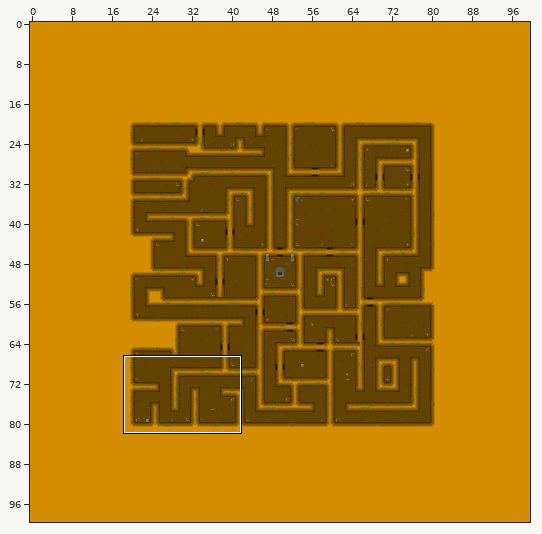
Two versions of a level (Tiled map, resources/pyramid.tmx). Above: a wide view before the commit, with the close-up outlined.
Close-up. Before the commit:
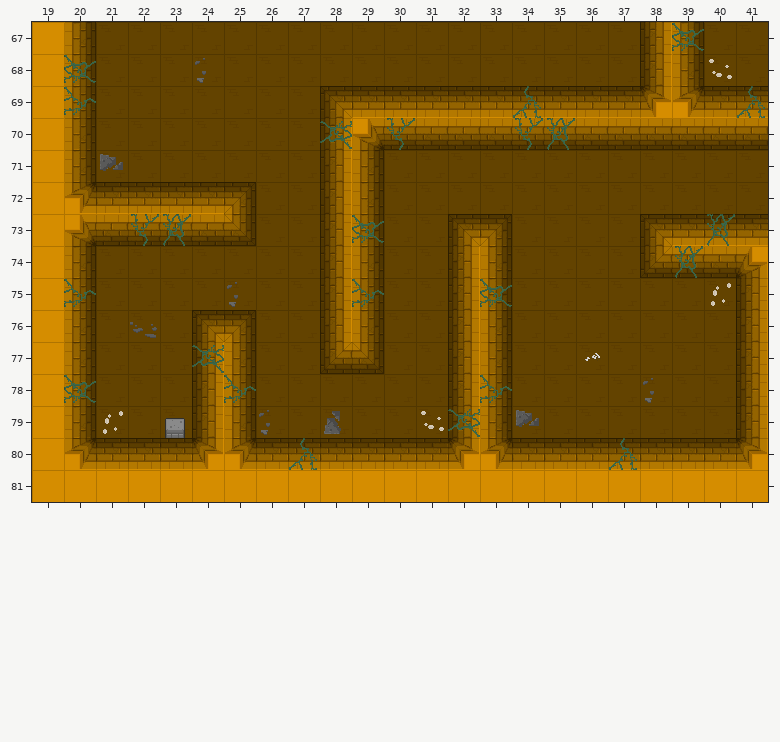
Cells are 32x32 px. Shown: x 19..41, y 67..81. The commit also changed other parts of the map, which this record leaves out.
And afterwards:
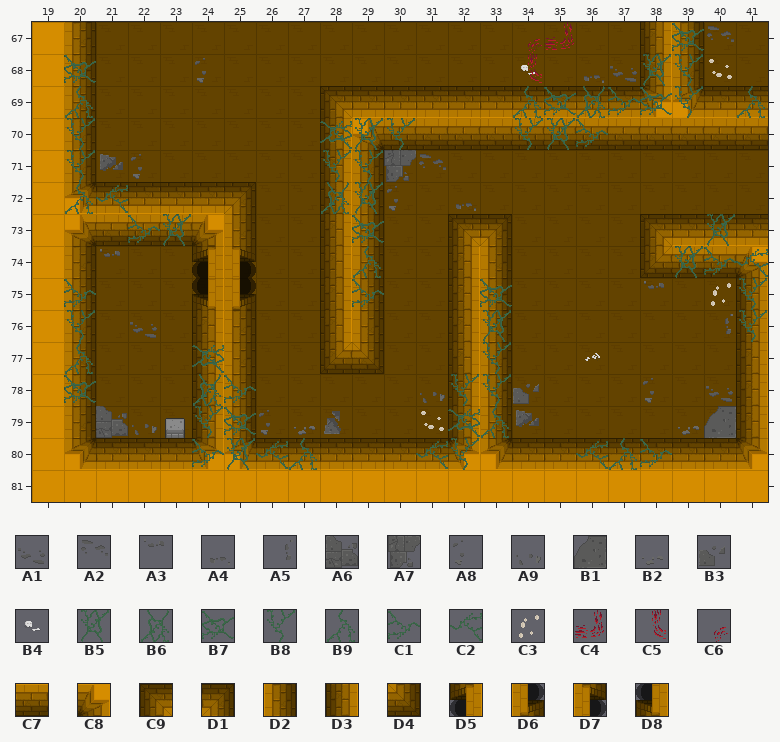
Key: from "deco": A1 70, A2 70 turned 180, A3 84, A4 84 turned 180, A5 84 turned 90, A6 86, A7 86 turned 90, A8 100, A9 100 turned 270, B1 101 turned 180, B2 116, B3 118, B4 240, B5 272, B6 272 turned 180, B7 272 turned 270, B8 273, B9 273 turned 180, C1 273 turned 270, C2 273 turned 90, C3 274 turned 90; from "items": C4 5 turned 180, C5 6 turned 180, C6 11 turned 180; from "pyramid": C7 1, C8 2, C9 3, D1 4, D2 5, D3 7, D4 9, D5 17, D6 17 turned 180, D7 18, D8 18 turned 180.
__ is an empty cell, ## one hidden under a higher layer.
Edits made:
Layer "Walls":
y 73: x 24..25 C7 D4 -> C8 D2
y 76: x 24..25 C9 D1 -> D3 ##
Layer "Doors":
y 74: x 24..25 __ __ -> D5 D7
y 75: x 24..25 __ __ -> D8 D6
y 76: x 25 __ -> D2
Layer "Deco":
y 67: x 40 __ -> A2
y 68: x 34 __ -> B4; x 36..39 __ __ __ __ -> A4 A1 B5 B8
y 69: x 20 C1 -> B9; x 35..39 __ __ __ __ __ -> B7 B6 C1 B7 B8
y 70: x 20 __ -> B8; x 29 __ -> B5; x 36 __ -> C1
y 71: x 20 __ -> B8; x 22 __ -> A8; x 28..31 __ __ __ __ -> B8 B8 A7 A2
y 72: x 20..21 __ __ -> B9 C2; x 28..30 __ __ __ -> B6 B5 A8; x 32 __ -> A4
y 73: x 22 B8 -> C1
y 74: x 21 __ -> A3; x 29 __ -> B9; x 40..41 __ __ -> C1 C2
y 75: x 25 A8 -> __; x 38 __ -> A3; x 41 __ -> B8
y 76: x 20 __ -> B8; x 33 __ -> B5; x 40..41 __ __ -> A5 B8
y 77: x 20 __ -> B9; x 33 __ -> B8
y 78: x 24 __ -> B6; x 31..34 __ __ C1 __ -> A9 B8 B8 B3; x 40 __ -> A1
y 79: x 21..22 C3 __ -> A6 A9; x 24..25 __ __ -> B8 B7; x 27 __ -> B2; x 33 __ -> B9; x 39..40 __ __ -> B2 B1
y 80: x 24..26 __ __ __ -> C1 B5 C2; x 31..32 __ __ -> C2 B8; x 36 __ -> C2; x 38 __ -> C1
Layer "Deco2":
y 67: x 34..35 __ __ -> C6 C4
y 68: x 34 __ -> C5
